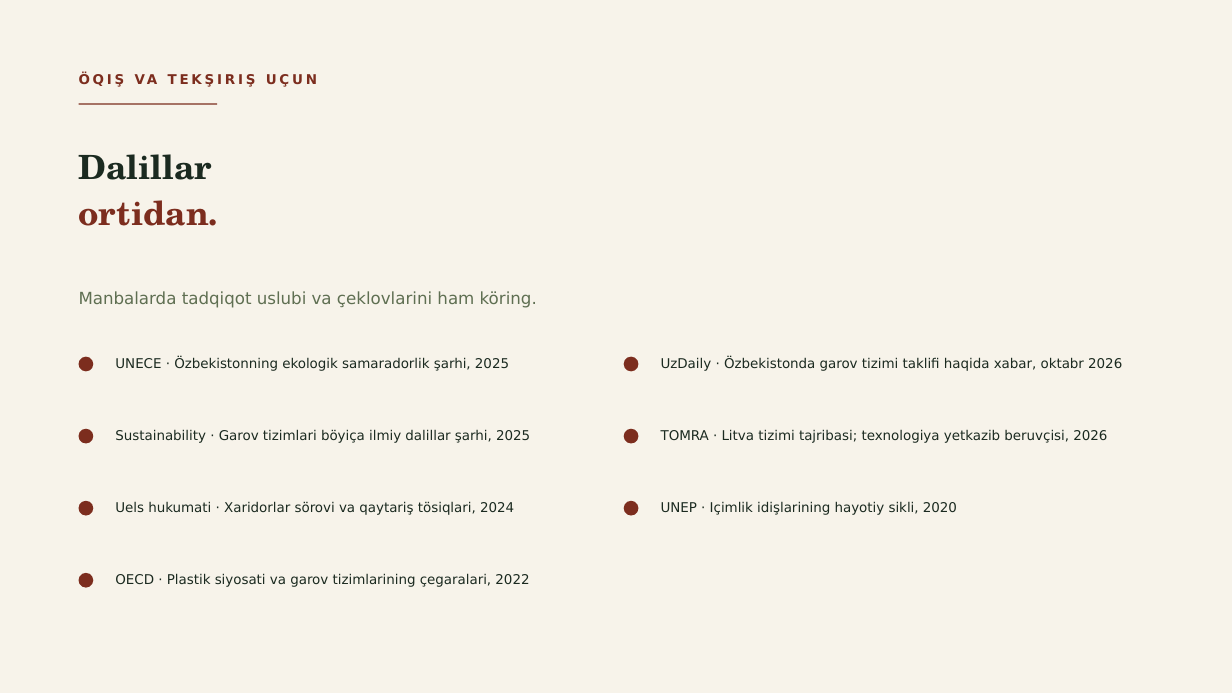
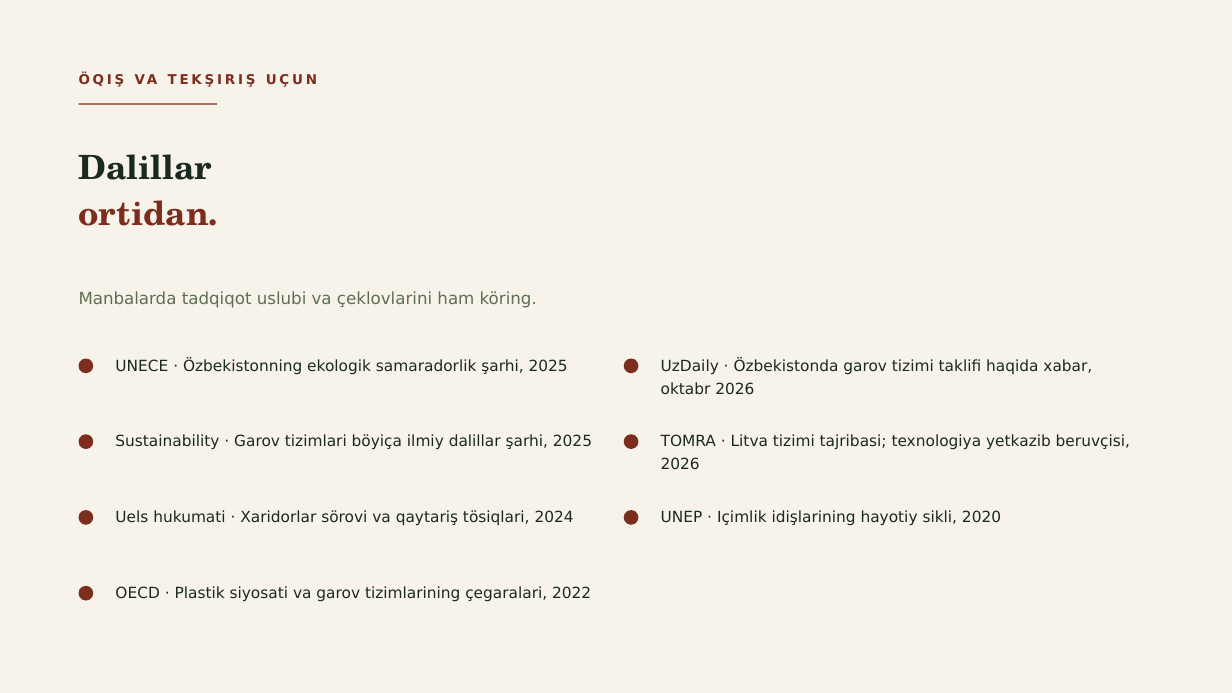
Before and after one commit to jasur-ai/brag, a slide deck: slide 17 of ekologiya-taqdimot.pptx. Drawn at 1232x693 pixels with LibreOffice and Linux fonts; fonts in the diff are those of the drawing. Boxes give left, top, right and bottom in pixels: in the first picture for what was removed or moved away, otherwise in the second. Text is boxed around its words. In the diff, an @@ line names an element or a change of style, - is before the commit and + after.

```diff
--- a/ekologiya-taqdimot.pptx
+++ b/ekologiya-taqdimot.pptx
@@ ellipse: place and size @@
-ellipse at (79,429,93,444)
+ellipse at (79,434,93,449)
@@ ellipse: place and size @@
-ellipse at (624,429,639,444)
+ellipse at (624,434,639,449)
@@ text "Uels hukumati · Xaridorlar sörovi ...": place and size @@
-text "Uels hukumati · Xaridorlar sörovi ..." at (115,501,514,515)
+text "Uels hukumati · Xaridorlar sörovi ..." at (115,510,574,526)
@@ text "UNEP · Içimlik idişlarining hayotiy ...": place and size @@
-text "UNEP · Içimlik idişlarining hayotiy ..." at (661,501,957,515)
+text "UNEP · Içimlik idişlarining hayotiy ..." at (661,510,1001,526)
@@ 2 ellipses, 1 text: place and size @@
-2 ellipses, 1 text at (79,501,639,587)
+2 ellipses, 1 text at (79,510,639,602)
@@ ellipse: place and size @@
-ellipse at (79,573,93,588)
+ellipse at (79,586,93,601)
@@ size 10.5 to 12 pt in 7 elements at (115,358,568,375), (661,358,1092,395), (115,434,592,450), (661,434,1130,470), (115,510,574,526), (661,510,1001,526), (115,586,591,602) @@
```
Also in this commit, not shown: 12 other slides changed, 2 other files.
